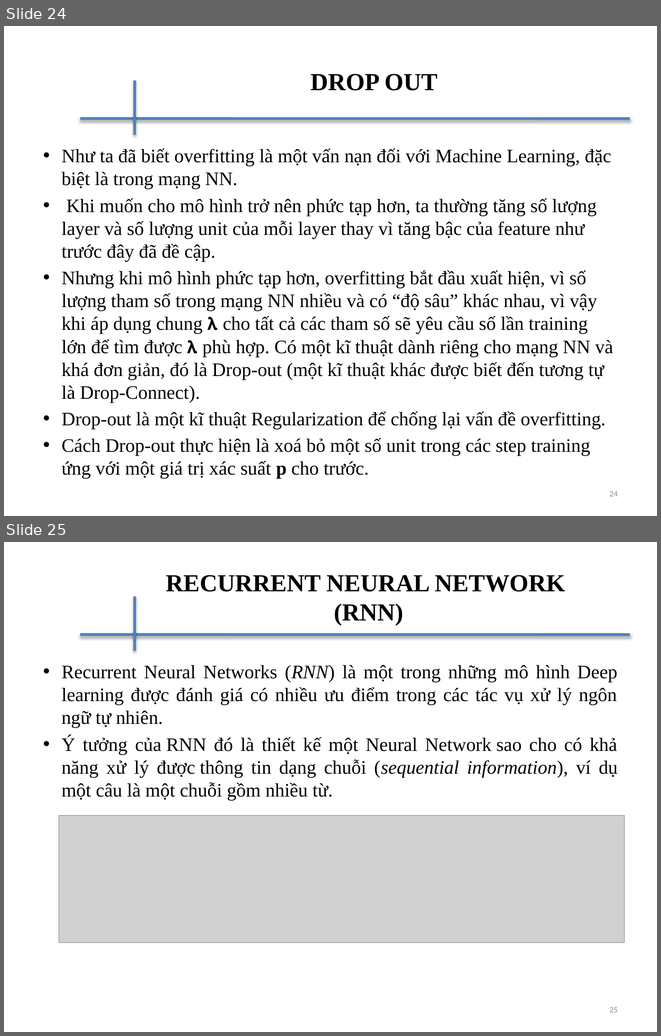
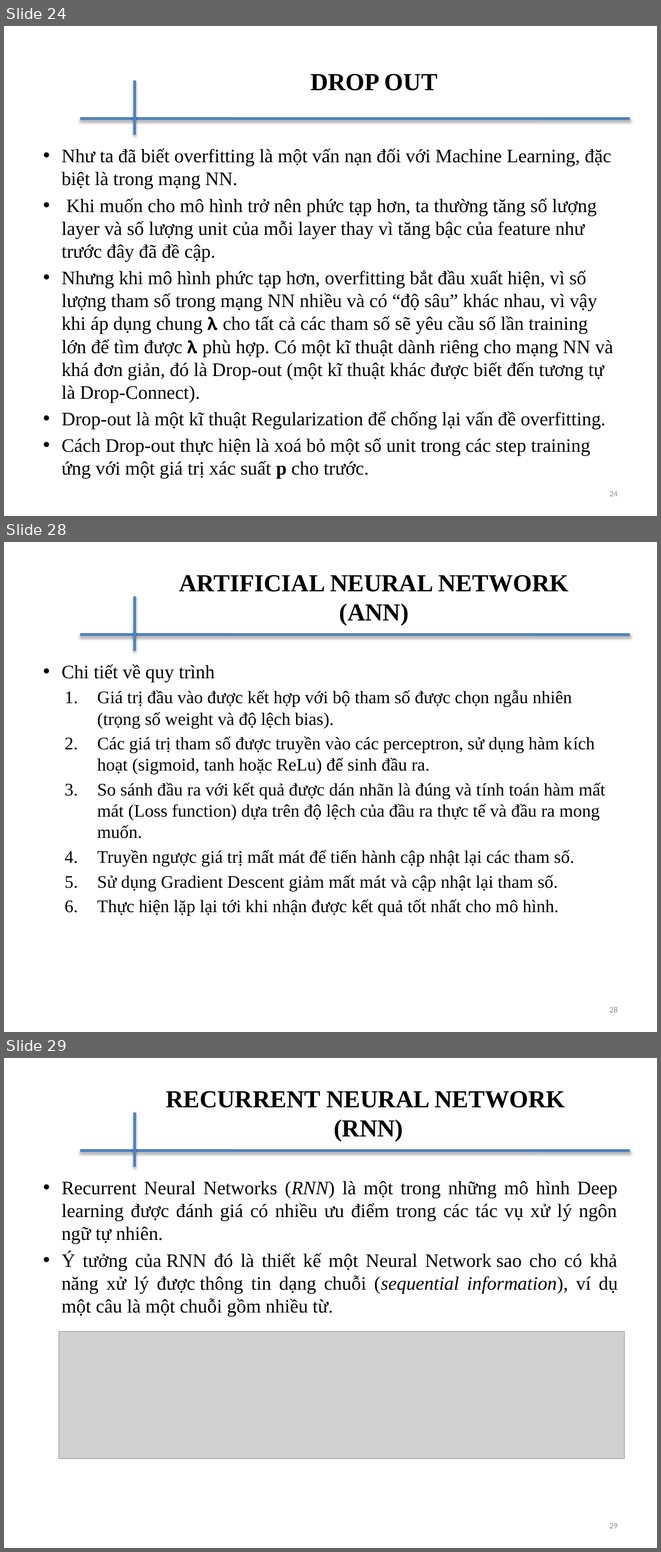
Before and after one commit to daithinh2401/Master_2019, a slide deck: Machine_Learning/ML_Mid_Slide.pptx. Shown one above the other, each under a label of ours: slides 24 and 25 before the commit, slides 24, 28 and 29 after it; the slides between them are not shown. The pictures are 661x1036 and 661x1552 pixels, drawn with LibreOffice and Linux fonts; fonts in the diff are those of the drawing; grey boxes stand for pictures; background and template pictures are left out. Boxes give left, top, right and bottom in pixels: in the first picture for what was removed or moved away, otherwise in the second. Text is boxed around its words. In the diff, an @@ line names an element or a change of style, - is before the commit and + after.

```diff
--- a/Machine_Learning/ML_Mid_Slide.pptx
+++ b/Machine_Learning/ML_Mid_Slide.pptx
@@ slide 28 added at (x1=4, y1=542, x2=657, y2=1032), background #FFFFFF; not listed: 2 template elements that a slide beside it also shows @@
@@ title added at (x1=179, y1=575, x2=568, y2=626), 27 pt, text #000000, bold @@
+ARTIFICIAL NEURAL NETWORK
+(ANN)
@@ text added at (x1=62, y1=664, x2=605, y2=916), 19.5 pt, text #000000 @@
+• Chi tiết về quy trình
+  1. Giá trị đầu vào được kết hợp với bộ tham số được chọn ngẫu nhiên (trọng số weight và độ lệch bias).
+  2. Các giá trị tham số được truyền vào các perceptron, sử dụng hàm kích hoạt (sigmoid, tanh hoặc ReLu) để sinh đầu ra.
+  3. So sánh đầu ra với kết quả được dán nhãn là đúng và tính toán hàm mất mát (Loss function) dựa trên độ lệch của đầu ra thực tế và đầu ra mong muốn.
+  4. Truyền ngược giá trị mất mát để tiến hành cập nhật lại các tham số.
+  5. Sử dụng Gradient Descent giảm mất mát và cập nhật lại tham số.
+  6. Thực hiện lặp lại tới khi nhận được kết quả tốt nhất cho mô hình.
@@ page number added at (x1=609, y1=1006, x2=618, y2=1012), 9 pt, text #8C8C8C @@
+28
@@ what was slide 25 is now slide 29 @@
@@ page number at (x1=609, y1=1523, x2=618, y2=1528): text changed @@
-25
+29
```
Also in this commit, not shown: 3 slides changed, 7 other slides added, 2 slides removed, 8 other files.
